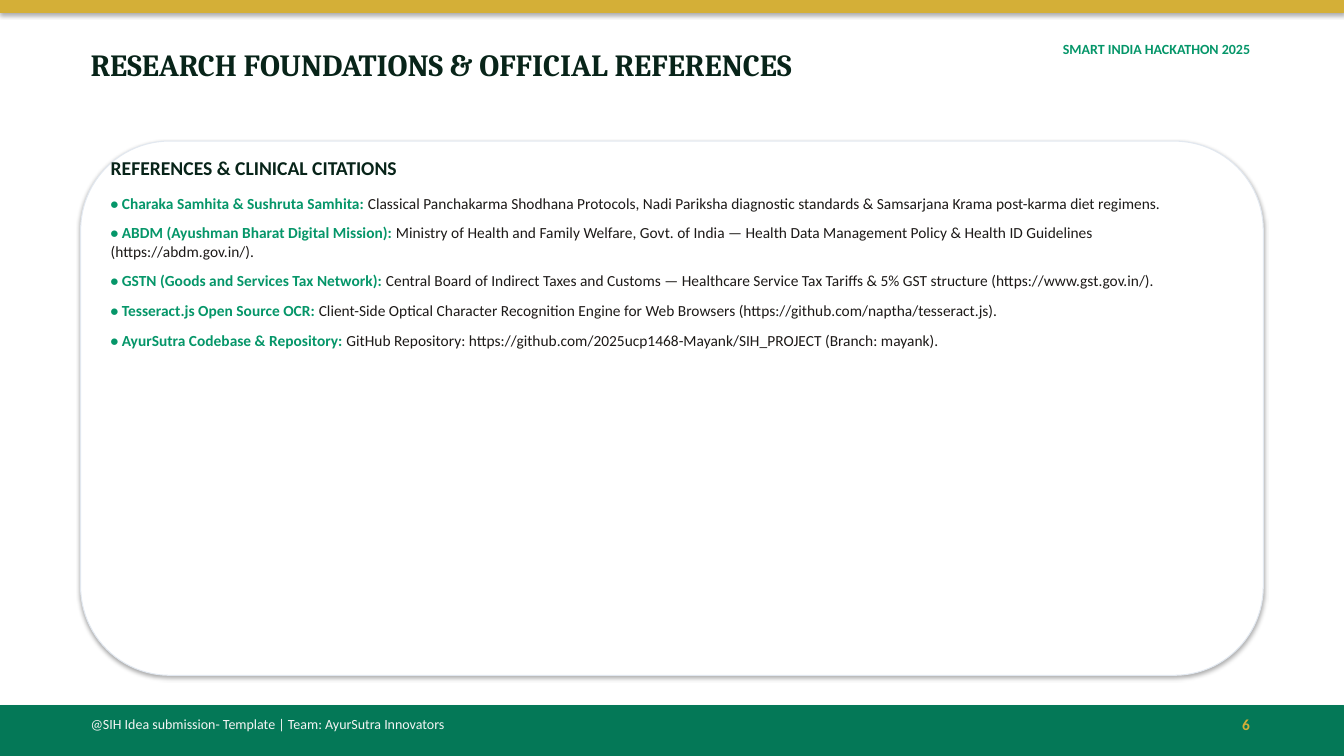
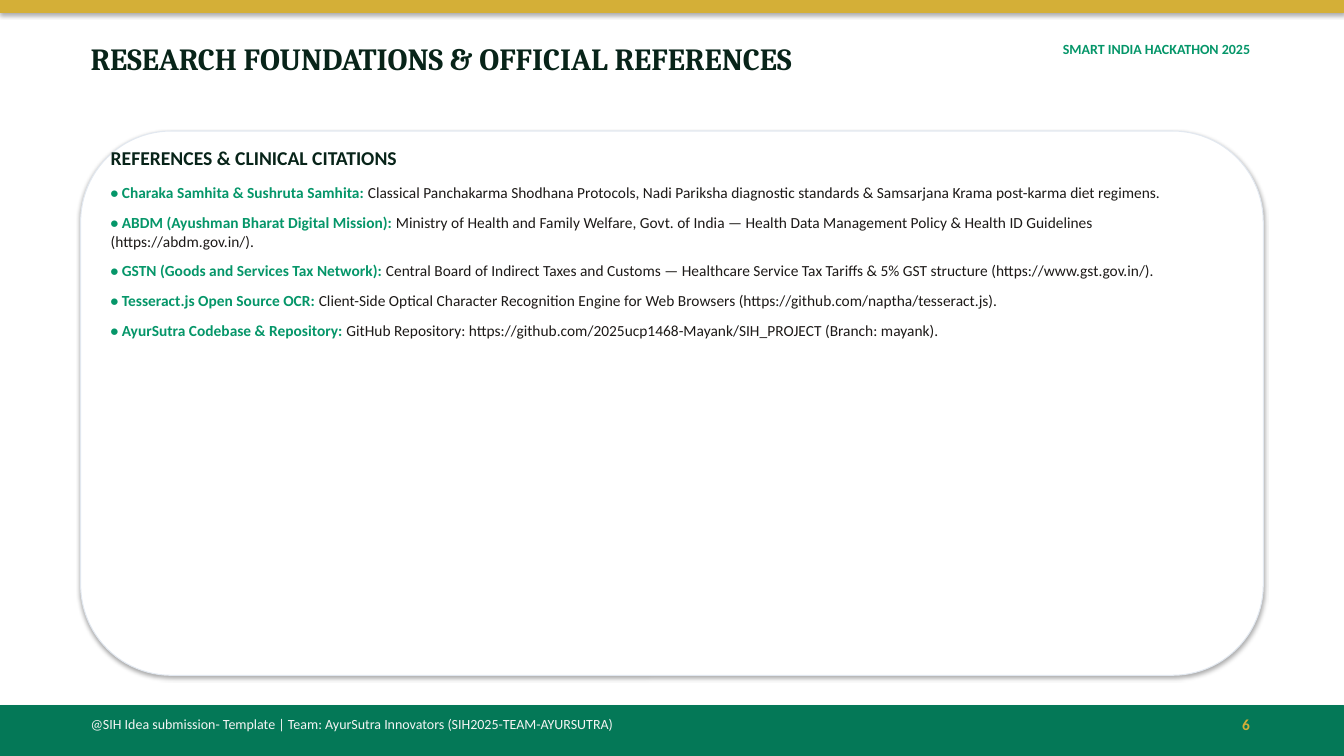
Before and after one commit to 2025ucp1468-Mayank/SIH_PROJECT, a slide deck: slide 6 of SIH_ppt.ppt. Drawn at 1344x756 pixels with LibreOffice and Linux fonts; fonts in the diff are those of the drawing. Boxes give left, top, right and bottom in pixels: in the first picture for what was removed or moved away, otherwise in the second. Text is boxed around its words. In the diff, an @@ line names an element or a change of style, - is before the commit and + after.

Commit message:
Update SIH_ppt.ppt with visual architecture diagram blocks, directional connectors, verified team IDs, and GitHub repository URL

```diff
--- a/SIH_ppt.ppt
+++ b/SIH_ppt.ppt
@@ text "RESEARCH FOUNDATIONS & OFFICIAL REFERENCES": place and size @@
-text "RESEARCH FOUNDATIONS & OFFICIAL REFERENCES" at [91, 55, 792, 77]
+text "RESEARCH FOUNDATIONS & OFFICIAL REFERENCES" at [91, 49, 792, 71]
@@ rounded rectangle: place and size @@
-rounded rectangle at [81, 141, 1263, 676]
+rounded rectangle at [81, 131, 1263, 676]
@@ text "REFERENCES & CLINICAL CITATIONS": place and size @@
-text "REFERENCES & CLINICAL CITATIONS" at [111, 162, 1160, 349]
+text "REFERENCES & CLINICAL CITATIONS" at [111, 152, 1160, 339]
@@ text at [91, 719, 613, 732]: text changed @@
-@SIH Idea submission- Template | Team: AyurSutra Innovators
+@SIH Idea submission- Template | Team: AyurSutra Innovators (SIH2025-TEAM-AYURSUTRA)
```
Also in this commit, not shown: 4 other slides changed, 1 slide added, 1 slide removed.
